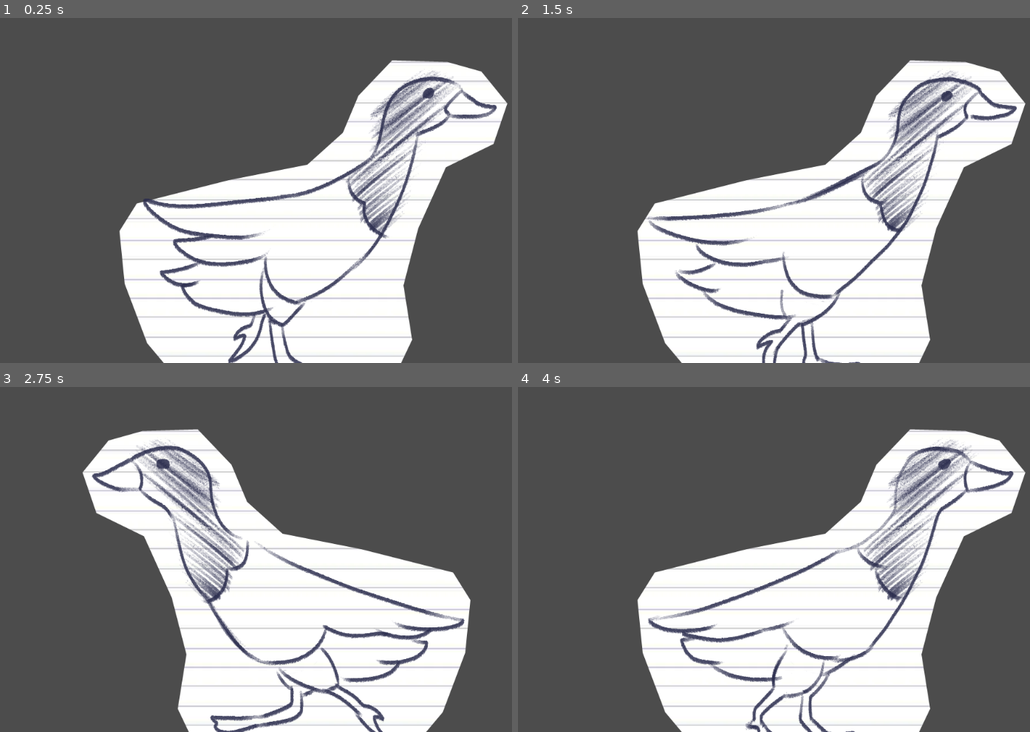
Above: before the commit, frames 1-4 (two rows, left to right).
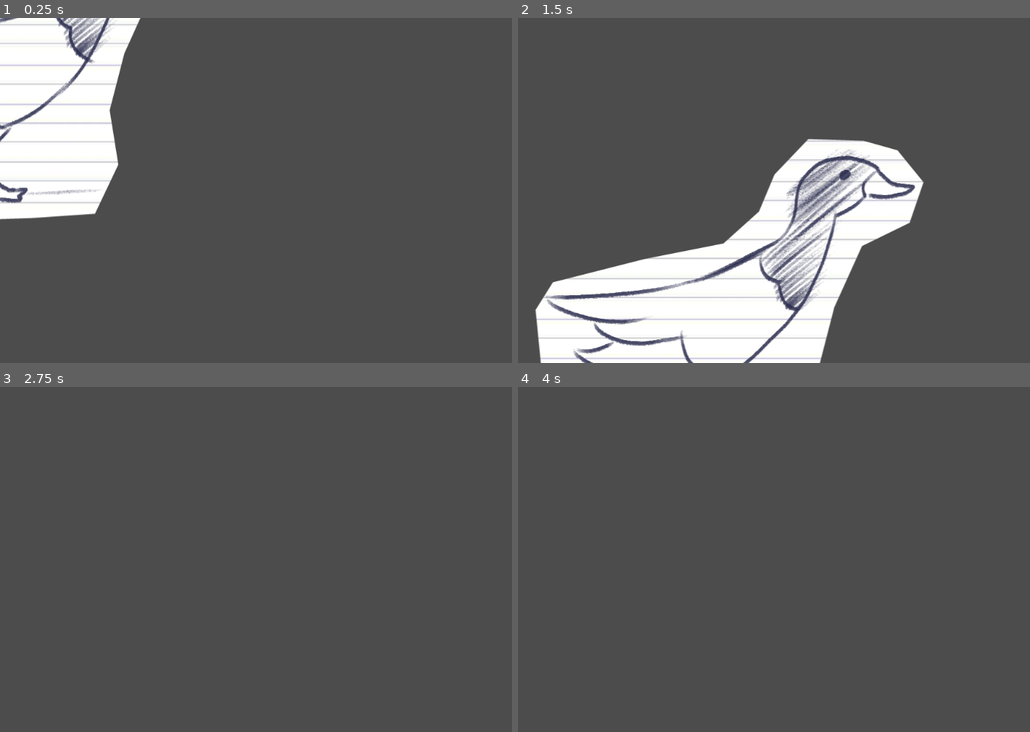
Above: after the commit, the same moments.

Repository: blacheo/Game-Jam-Fall-2022
Game: Godot game, scene res://Player.tscn
Two runs of this game, one before a commit and one after it. Both use one fixed random seed, a clock stepped at 60 frames per second and the inputs below.
Inputs:
- Up to frame 1 (0.25 s): no input
- Up to frame 2 (1.5 s): hold D (ui_right) from 0.53 s (still down); tap W (ui_up) at 0.77 s
- Up to frame 3 (2.75 s): tap W (ui_up) at 1.52 s; release D (ui_right) at 2.03 s; hold A (ui_left) from 2.03 s (still down)
- Up to frame 4 (4 s): release A (ui_left) at 2.78 s; hold D (ui_right) from 2.78 s (still down); tap W (ui_up) at 3.02, 3.77 s

The runs differ from the first frame. In frame 1, 51% of the frame differs, in the area x 0-100%, y 0-100%; in frame 2, 33%; in frame 3, 38%; in frame 4, 38%.
Error before the commit: Invalid set index 'visible' (on base: 'null instance') with value of type 'bool'. (res://Player.gd:43)
Error after the commit: Invalid set index 'visible' (on base: 'null instance') with value of type 'bool'. (res://Player.gd:45)

Commit message:
Major HUD Update
Background, health bars included.

Diff:
--- /dev/null
+++ b/HUD.gd
@@ -0,0 +1,18 @@
+extends CanvasLayer
+
+signal start_game
+
+
+# Declare member variables here. Examples:
+# var a = 2
+# var b = "text"
+
+
+# Called when the node enters the scene tree for the first time.
+func _ready():
+	show_TextureRect
+
+
+# Called every frame. 'delta' is the elapsed time since the previous frame.
+#func _process(delta):
+#	pass
--- a/Main.tscn
+++ b/Main.tscn
@@ -1,26 +1,70 @@
-[gd_scene load_steps=4 format=2]
+[gd_scene load_steps=7 format=2]
 
 [ext_resource path="res://Player.tscn" type="PackedScene" id=1]
 [ext_resource path="res://Platform.tscn" type="PackedScene" id=2]
-[ext_resource path="res://FloatingPlatform.tscn" type="PackedScene" id=3]
+[ext_resource path="res://GI game jam Fall 2022/background 2.png" type="Texture" id=3]
+[ext_resource path="res://GI game jam Fall 2022/goose hp icon.png" type="Texture" id=4]
+[ext_resource path="res://GI game jam Fall 2022/Boss health bar.png" type="Texture" id=5]
+[ext_resource path="res://GI game jam Fall 2022/boss health bar filler (put behind).png" type="Texture" id=6]
 
 [node name="Node" type="Node"]
+
+[node name="TextureRect" type="TextureRect" parent="."]
+anchor_right = 1.0
+anchor_bottom = 1.0
+margin_left = -13.0
+margin_top = -988.0
+margin_right = 963.0
+margin_bottom = -488.0
+texture = ExtResource( 3 )
+stretch_mode = 2
+
+[node name="Player" parent="." instance=ExtResource( 1 )]
+position = Vector2( 275, -33 )
+scale = Vector2( 0.25, 0.25 )
 
 [node name="Platform" parent="." instance=ExtResource( 2 )]
 position = Vector2( 15, 119 )
 
-[node name="Player" parent="." instance=ExtResource( 1 )]
-position = Vector2( 301, -38 )
-scale = Vector2( 0.25, 0.25 )
+[node name="Camera2D" type="Camera2D" parent="."]
+position = Vector2( 980, -428 )
+current = true
+zoom = Vector2( 1.9, 1.8 )
 
-[node name="FloatingPlatform" parent="." instance=ExtResource( 3 )]
-position = Vector2( 696, -91 )
-scale = Vector2( 0.5, 0.5 )
+[node name="Heart1" type="TextureRect" parent="Camera2D"]
+margin_left = -993.0
+margin_top = -545.0
+margin_right = 880.0
+margin_bottom = 1136.0
+rect_scale = Vector2( 0.1, 0.1 )
+texture = ExtResource( 4 )
+stretch_mode = 1
 
-[node name="FloatingPlatform2" parent="." instance=ExtResource( 3 )]
-position = Vector2( 897, -426 )
-scale = Vector2( 0.5, 0.5 )
+[node name="Heart2" type="TextureRect" parent="Camera2D"]
+margin_left = -857.0
+margin_top = -545.0
+margin_right = 1016.0
+margin_bottom = 1136.0
+rect_scale = Vector2( 0.1, 0.1 )
+texture = ExtResource( 4 )
+stretch_mode = 1
 
-[node name="FloatingPlatform3" parent="." instance=ExtResource( 3 )]
-position = Vector2( 1280, -196 )
-scale = Vector2( 0.5, 0.5 )
+[node name="Heart3" type="TextureRect" parent="Camera2D"]
+margin_left = -716.0
+margin_top = -545.0
+margin_right = 1157.0
+margin_bottom = 1136.0
+rect_scale = Vector2( 0.1, 0.1 )
+texture = ExtResource( 4 )
+stretch_mode = 1
+
+[node name="TextureProgress" type="TextureProgress" parent="Camera2D"]
+margin_left = 221.0
+margin_top = -555.0
+margin_right = 959.0
+margin_bottom = -309.0
+grow_horizontal = 0
+value = 50.0
+texture_over = ExtResource( 5 )
+texture_progress = ExtResource( 6 )
+fill_mode = 1
--- a/Platform.tscn
+++ b/Platform.tscn
@@ -1,12 +1,25 @@
-[gd_scene load_steps=3 format=2]
+[gd_scene load_steps=8 format=2]
 
 [ext_resource path="res://GI game jam Fall 2022/ground texture.png" type="Texture" id=1]
+[ext_resource path="res://GI game jam Fall 2022/platform.png" type="Texture" id=2]
 
 [sub_resource type="RectangleShape2D" id=1]
-extents = Vector2( 966.5, 27.5 )
+extents = Vector2( 965.75, 28 )
+
+[sub_resource type="SegmentShape2D" id=2]
+b = Vector2( 1, -1119 )
+
+[sub_resource type="RectangleShape2D" id=3]
+extents = Vector2( 176.5, 13.25 )
+
+[sub_resource type="RectangleShape2D" id=4]
+extents = Vector2( 261.15, 25.3173 )
+
+[sub_resource type="RectangleShape2D" id=5]
+extents = Vector2( 195.5, 10 )
 
 [node name="Platform" type="StaticBody2D"]
-position = Vector2( 0, -9 )
+position = Vector2( 0, 658 )
 
 [node name="Sprite" type="Sprite" parent="."]
 position = Vector2( 1359.77, -25.5895 )
@@ -14,6 +27,42 @@
 texture = ExtResource( 1 )
 offset = Vector2( -149, -249 )
 
-[node name="StaticBody2D" type="CollisionShape2D" parent="."]
-position = Vector2( 969.5, -30.5 )
+[node name="CollisionShape2D" type="CollisionShape2D" parent="."]
+position = Vector2( 975, -29 )
 shape = SubResource( 1 )
+one_way_collision = true
+
+[node name="CollisionShape2D2" type="CollisionShape2D" parent="."]
+shape = SubResource( 2 )
+
+[node name="CollisionShape2D3" type="CollisionShape2D" parent="."]
+position = Vector2( 1934, -3 )
+shape = SubResource( 2 )
+
+[node name="Platform" type="CollisionShape2D" parent="."]
+position = Vector2( 597, -123 )
+shape = SubResource( 3 )
+
+[node name="Sprite2" type="Sprite" parent="."]
+position = Vector2( 575, -163 )
+scale = Vector2( 0.674797, 0.735088 )
+texture = ExtResource( 2 )
+
+[node name="Sprite3" type="Sprite" parent="."]
+position = Vector2( 1069, -227 )
+scale = Vector2( 0.649051, 0.691228 )
+texture = ExtResource( 2 )
+
+[node name="CollisionShape2D4" type="CollisionShape2D" parent="."]
+position = Vector2( 1081, -185 )
+scale = Vector2( 0.649051, 0.691228 )
+shape = SubResource( 4 )
+
+[node name="CollisionShape2D5" type="CollisionShape2D" parent="."]
+position = Vector2( 1535, -265 )
+shape = SubResource( 5 )
+
+[node name="Sprite4" type="Sprite" parent="."]
+position = Vector2( 1531, -288 )
+scale = Vector2( 0.665989, 0.528947 )
+texture = ExtResource( 2 )
--- a/Player.gd
+++ b/Player.gd
@@ -6,6 +6,7 @@
 const JUMP_SPEED = 400 # Pixels up
 const GRAVITY = 400
 var health = 3
+var bossHealth = 40
 
 var velocity = Vector2()
 
@@ -27,6 +28,7 @@
 		$AnimatedSprite.flip_h = true
 
 	updateHearts()
+	updateBossBar()
 	if abs(velocity.x) > 0 or abs(velocity.y) > ZERO_VELOCITY_Y:
 		$AnimatedSprite.animation = "running"
 	else:
@@ -40,14 +42,16 @@
 
 func updateHearts():
 	if health == 3:
-		$Heart1.visible = true
-		$Heart2.visible = true
-		$Heart3.visible = true
+		get_node("/root/Node/Camera2D/Heart1").visible = true
+		get_node("/root/Node/Camera2D/Heart2").visible = true
+		get_node("/root/Node/Camera2D/Heart3").visible = true
 	elif health == 2:
-		$Heart1.visible = true
-		$Heart2.visible = true
-		$Heart3.visible = false
+		get_node("/root/Node/Camera2D/Heart1").visible = true
+		get_node("/root/Node/Camera2D/Heart2").visible = true
+		get_node("/root/Node/Camera2D/Heart3").visible = false
 	elif health == 1:
-		$Heart1.visible = true
-		$Heart2.visible = false
-		$Heart3.visible = false
+		get_node("/root/Node/Camera2D/Heart1").visible = true
+		get_node("/root/Node/Camera2D/Heart2").visible = false
+		get_node("/root/Node/Camera2D/Heart3").visible = false
+func updateBossBar():
+	get_node("/root/Node/Camera2D/TextureProgress").value = bossHealth
--- a/Player.tscn
+++ b/Player.tscn
@@ -35,15 +35,12 @@
 collision_layer = 15
 script = ExtResource( 1 )
 
+[node name="CollisionPolygon2D" type="CollisionPolygon2D" parent="."]
+polygon = PoolVector2Array( 1, -3, -78, 9, -160, 46, -227, 96, -251, 157, -251, 171, -191, 177, -136, 182, -82, 194, -23, 219, -18, 232, -17, 274, -20, 307, 26, 330, 112, 345, 151, 327, 152, 278, 102, 267, 87, 232, 95, 206, 165, 149, 214, 76, 218, -12, 183, -151, 207, -176, 262, -191, 300, -213, 300, -237, 175, -299, 144, -291, 124, -284, 57, -220, 51, -161, 55, -92, 57, -50 )
+
 [node name="AnimatedSprite" type="AnimatedSprite" parent="."]
-position = Vector2( -1, 1 )
+position = Vector2( 1, 2 )
 frames = SubResource( 1 )
 animation = "idle"
 frame = 1
 playing = true
-
-[node name="CollisionPolygon2D" type="CollisionPolygon2D" parent="."]
-polygon = PoolVector2Array( -3, -11, -78, 9, -130, 25, -210, 73, -245, 119, -250, 144, -253, 166, -204, 175, -136, 177, -82, 194, -23, 219, -18, 232, -17, 274, -20, 307, 26, 330, 112, 345, 151, 327, 152, 278, 102, 267, 87, 232, 95, 206, 165, 149, 211, 77, 214, -8, 181, -149, 208, -175, 262, -190, 298, -213, 299, -235, 252, -254, 172, -300, 125, -285, 86, -256, 55, -214, 49, -163, 54, -44, 18, -14 )
-
-[node name="Camera2D" type="Camera2D" parent="."]
-current = true
Not shown, added: GI game jam Fall 2022/background 2.png.import
Not shown, added: GI game jam Fall 2022/chair.png.import
Not shown, added: GI game jam Fall 2022/fireball 1.png.import
Not shown, added: GI game jam Fall 2022/fireball 2.png.import
Not shown, added: GI game jam Fall 2022/flower pot.png.import
Not shown, added: GI game jam Fall 2022/game over 1.png.import
Not shown, added: GI game jam Fall 2022/game over 2.png.import
Not shown, added: GI game jam Fall 2022/game over 3.png.import
Not shown, added: GI game jam Fall 2022/goose fly/goose fly 1.png.import
Not shown, added: GI game jam Fall 2022/goose fly/goose fly 2.png.import
Not shown, added: GI game jam Fall 2022/goose statue.png.import
Not shown, added: GI game jam Fall 2022/main menu button selected.png.import
(and 19 more such lines)
